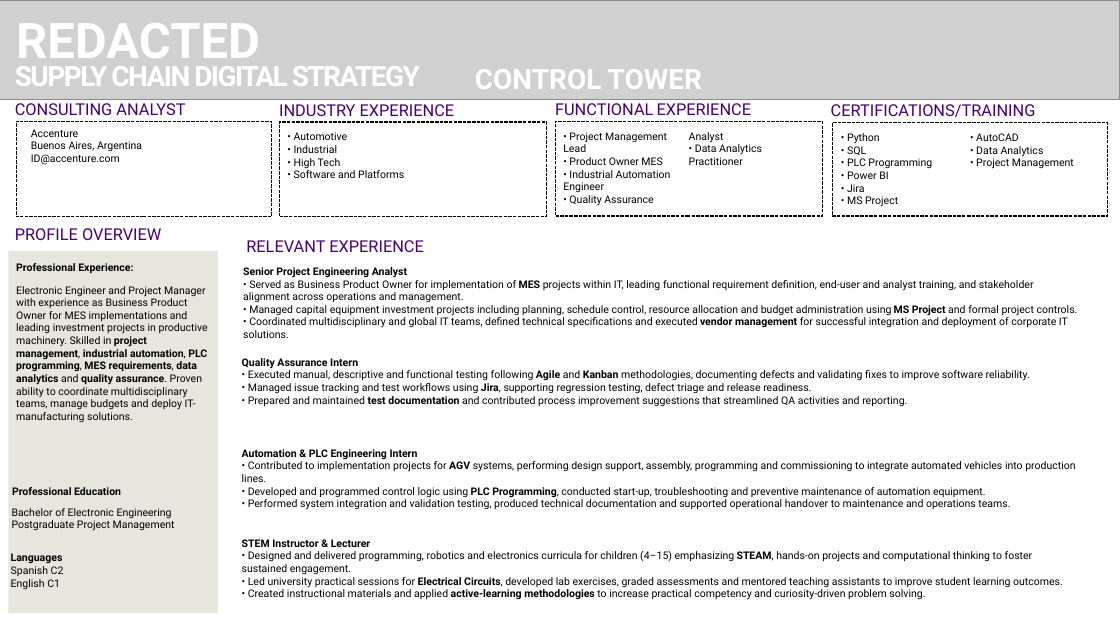
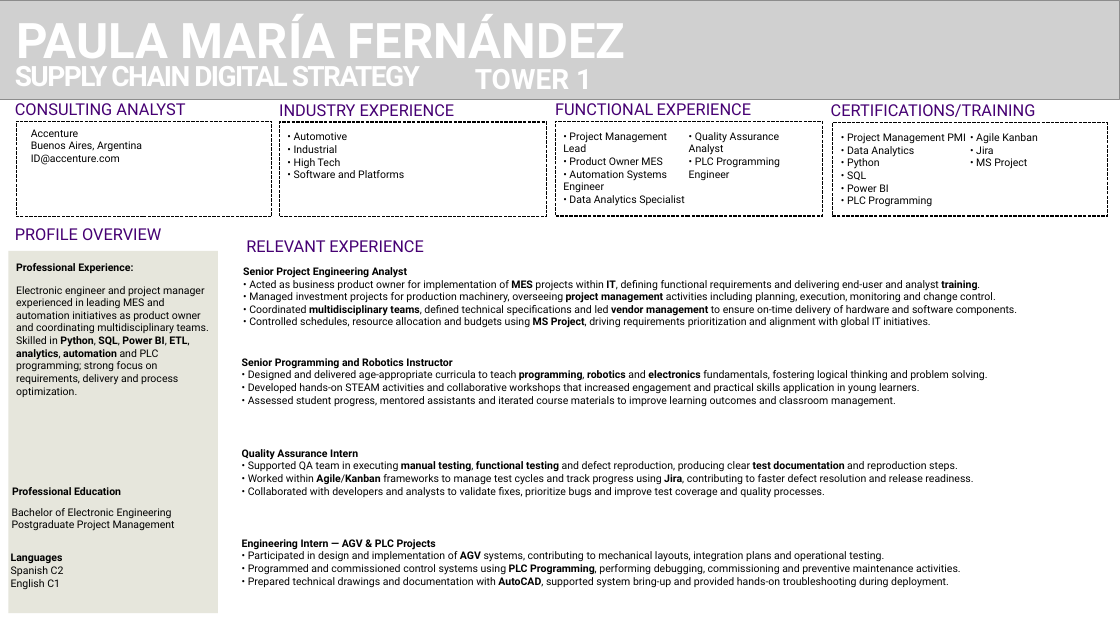
Before and after one commit to ever1919/min-op, a slide deck: slide 1 of backend/data/output/updated_presentation.pptx. Drawn at 1120x630 pixels with LibreOffice and Linux fonts; fonts in the diff are those of the drawing; grey boxes stand for pictures; background and template pictures are left out. Boxes give left, top, right and bottom in pixels: in the first picture for what was removed or moved away, otherwise in the second. Text is boxed around its words. In the diff, an @@ line names an element or a change of style, - is before the commit and + after.

Commit message:
adding coe and tower back and front

```diff
--- a/backend/data/output/updated_presentation.pptx
+++ b/backend/data/output/updated_presentation.pptx
@@ title at [16, 14, 625, 70]: text changed @@
-REDACTED
+PAULA MARÍA FERNÁNDEZ
@@ text at [475, 69, 592, 89]: text changed @@
-CONTROL TOWER
+TOWER 1
@@ text in rectangle at [689, 144, 762, 165]: text changed @@
-• Data Analytics Practitioner
+• PLC Programming Engineer
@@ text in rectangle at [847, 133, 966, 157]: paragraphs added @@
+• Project Management PMI
+• Data Analytics
@@ text in rectangle at [976, 133, 1074, 169]: paragraphs removed @@
-• AutoCAD
-• Data Analytics
-• Project Management
@@ text in rectangle at [563, 170, 684, 206]: text changed @@
-• Industrial Automation Engineer
+• Automation Systems Engineer
+• Data Analytics Specialist
@@ text in rectangle at [847, 171, 888, 179]: text changed @@
-• Power BI
+• Agile Kanban
@@ text in rectangle at [847, 184, 888, 192]: paragraph added @@
+• Power BI
@@ text at [16, 286, 209, 397]: text changed @@
-Electronic Engineer and Project Manager with experience as Business Product Owner for MES implementations and leading investment projects in productive machinery. Skilled in project management, industrial automation, PLC programming, MES requirements, data analytics and quality assurance. Proven ability to coordinate multidisciplinary teams, manage budgets and deploy IT-manufacturing solutions.
+Electronic engineer and project manager experienced in leading MES and automation initiatives as product owner and coordinating multidisciplinary teams. Skilled in Python, SQL, Power BI, ETL, analytics, automation and PLC programming; strong focus on requirements, delivery and process optimization.
@@ text at [249, 280, 1017, 328]: text changed @@
-• Served as Business Product Owner for implementation of MES projects within IT, leading functional requirement definition, end-user and analyst training, and stakeholder alignment across operations and management.
-• Managed capital equipment investment projects including planning, schedule control, resource allocation and budget administration using MS Project and formal project controls.
-• Coordinated multidisciplinary and global IT teams, defined technical specifications and executed vendor management for successful integration and deployment of corporate IT solutions.
+• Acted as business product owner for implementation of MES projects within IT, defining functional requirements and delivering end-user and analyst training.
+• Managed investment projects for production machinery, overseeing project management activities including planning, execution, monitoring and change control.
+• Coordinated multidisciplinary teams, defined technical specifications and led vendor management to ensure on-time delivery of hardware and software components.
+• Controlled schedules, resource allocation and budgets using MS Project, driving requirements prioritization and alignment with global IT initiatives.
@@ text at [242, 358, 988, 406]: text changed @@
-Quality Assurance Intern
-• Executed manual, descriptive and functional testing following Agile and Kanban methodologies, documenting defects and validating fixes to improve software reliability.
-• Managed issue tracking and test workflows using Jira, supporting regression testing, defect triage and release readiness.
-• Prepared and maintained test documentation and contributed process improvement suggestions that streamlined QA activities and reporting.
+Senior Programming and Robotics Instructor
+• Designed and delivered age-appropriate curricula to teach programming, robotics and electronics fundamentals, fostering logical thinking and problem solving.
+• Developed hands-on STEAM activities and collaborative workshops that increased engagement and practical skills application in young learners.
+• Assessed student progress, mentored assistants and iterated course materials to improve learning outcomes and classroom management.
@@ text at [242, 449, 973, 498]: text changed @@
-Automation & PLC Engineering Intern
-• Contributed to implementation projects for AGV systems, performing design support, assembly, programming and commissioning to integrate automated vehicles into production lines.
-• Developed and programmed control logic using PLC Programming, conducted start-up, troubleshooting and preventive maintenance of automation equipment.
-• Performed system integration and validation testing, produced technical documentation and supported operational handover to maintenance and operations teams.
+Quality Assurance Intern
+• Supported QA team in executing manual testing, functional testing and defect reproduction, producing clear test documentation and reproduction steps.
+• Worked within Agile/Kanban frameworks to manage test cycles and track progress using Jira, contributing to faster defect resolution and release readiness.
+• Collaborated with developers and analysts to validate fixes, prioritize bugs and improve test coverage and quality processes.
@@ text at [242, 539, 961, 588]: text changed @@
-STEM Instructor & Lecturer
-• Designed and delivered programming, robotics and electronics curricula for children (4–15) emphasizing STEAM, hands-on projects and computational thinking to foster sustained engagement.
-• Led university practical sessions for Electrical Circuits, developed lab exercises, graded assessments and mentored teaching assistants to improve student learning outcomes.
-• Created instructional materials and applied active-learning methodologies to increase practical competency and curiosity-driven problem solving.
+Engineering Intern — AGV & PLC Projects
+• Participated in design and implementation of AGV systems, contributing to mechanical layouts, integration plans and operational testing.
+• Programmed and commissioned control systems using PLC Programming, performing debugging, commissioning and preventive maintenance activities.
+• Prepared technical drawings and documentation with AutoCAD, supported system bring-up and provided hands-on troubleshooting during deployment.
```
Also in this commit, not shown: 12 other files.
